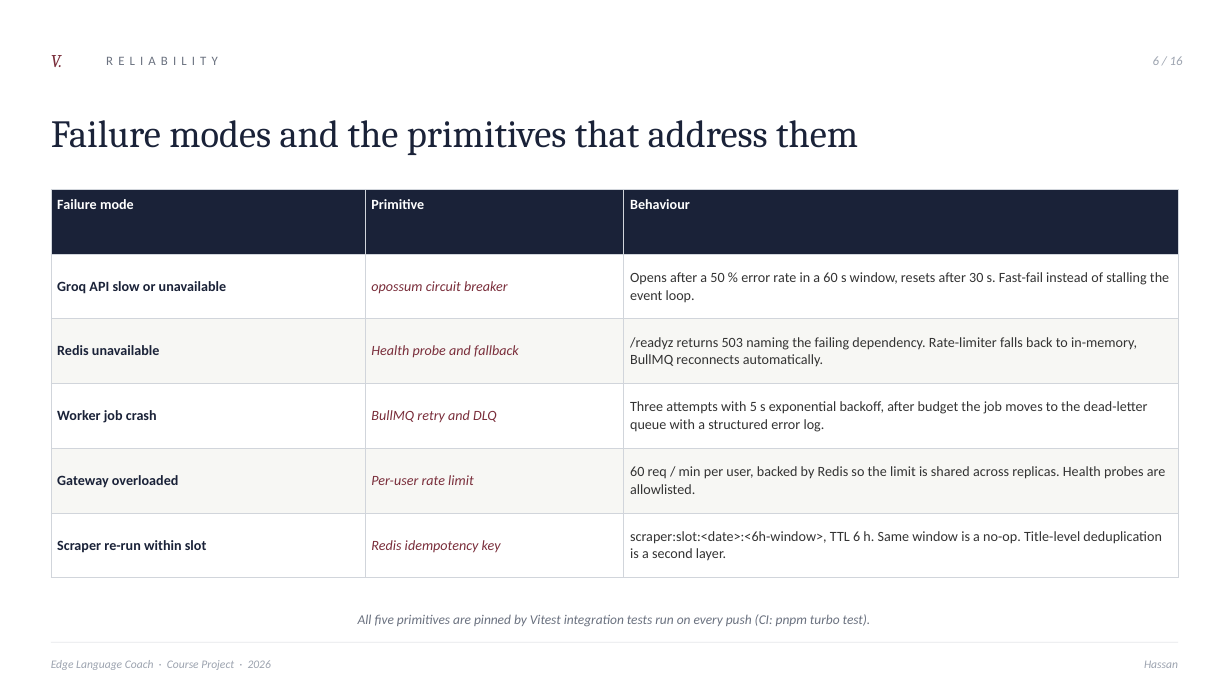
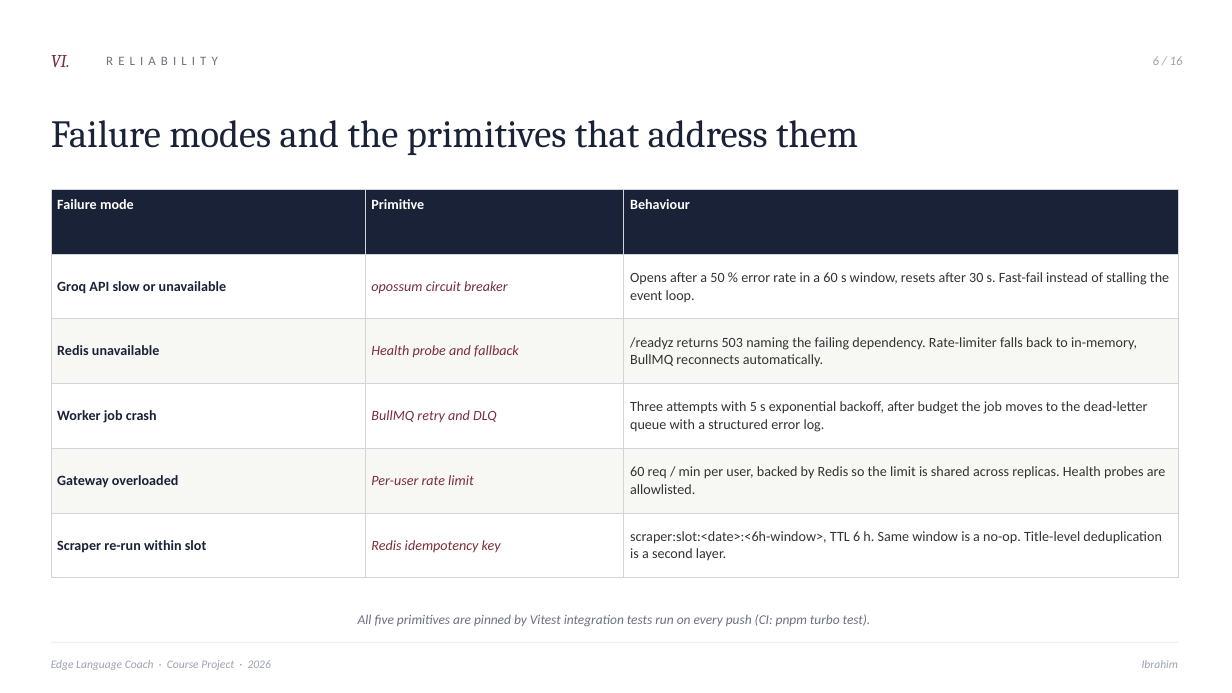
Before and after one commit to ibrahemaskar11/edge-language-coach, a slide deck: slide 7 of docs/edge-language-coach.pptx (slide 6 before the commit). Drawn at 1232x693 pixels with LibreOffice and Linux fonts; fonts in the diff are those of the drawing. Boxes give left, top, right and bottom in pixels: in the first picture for what was removed or moved away, otherwise in the second. Text is boxed around its words. In the diff, an @@ line names an element or a change of style, - is before the commit and + after.

```diff
--- a/docs/edge-language-coach.pptx
+++ b/docs/edge-language-coach.pptx
@@ text at [51, 55, 70, 67]: text changed @@
-V.
+VI.
@@ text at [1142, 660, 1178, 668]: text changed @@
-Hassan
+Ibrahim
```
Also in this commit, not shown: 9 other slides changed.
